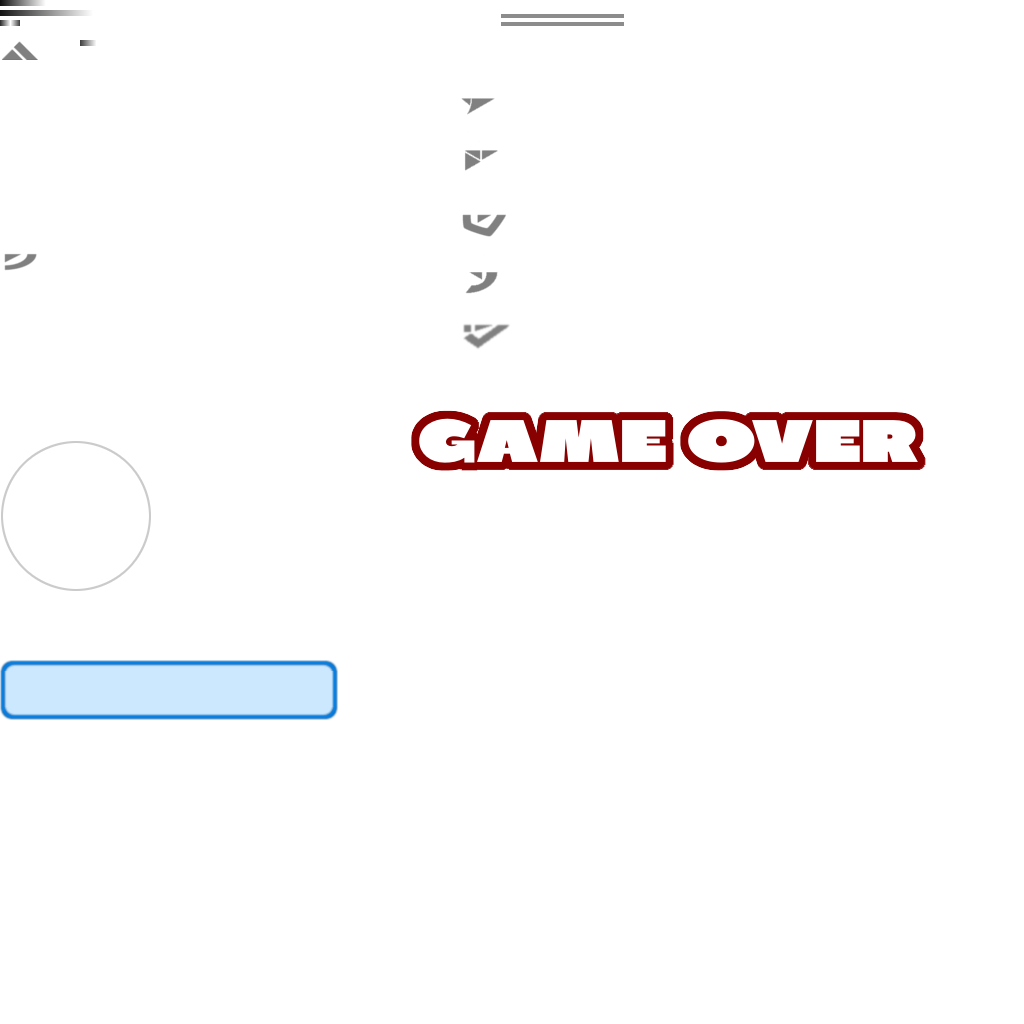
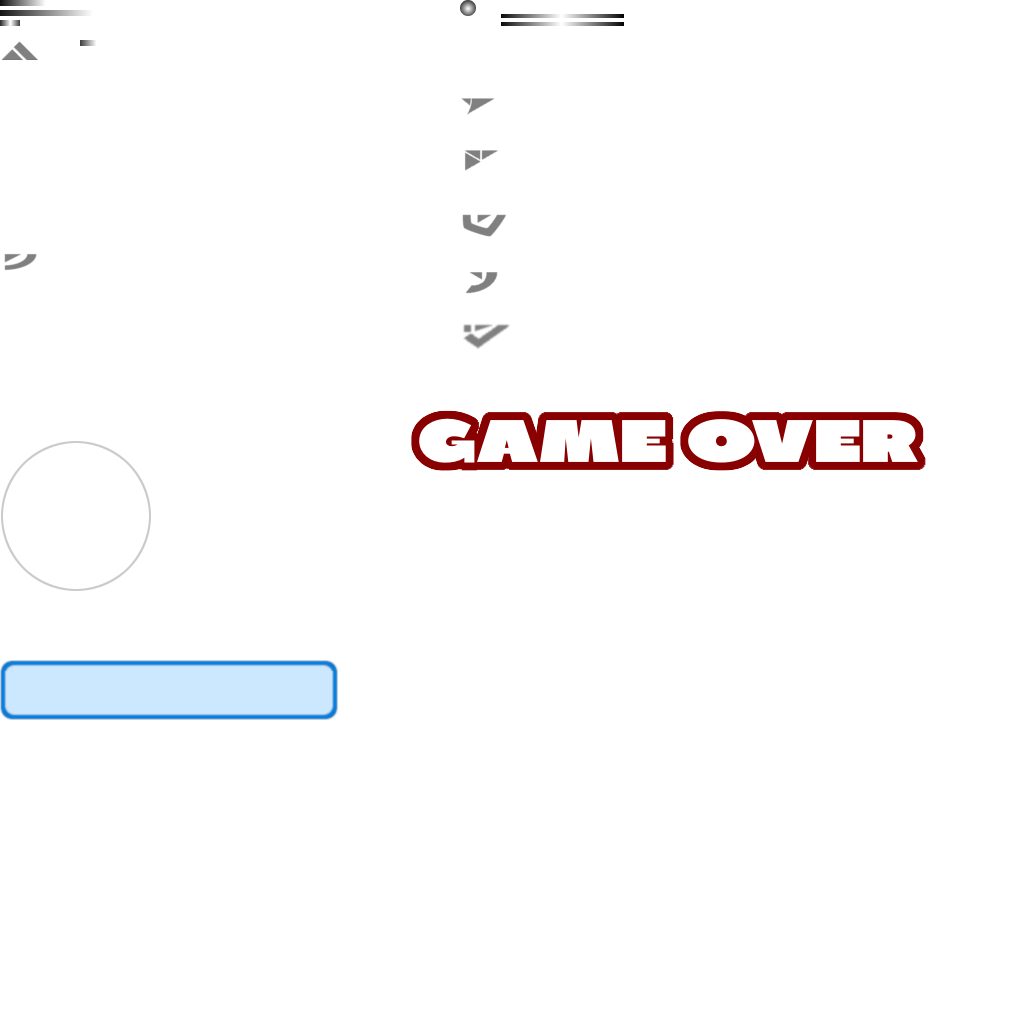
Before/after of a 1024×1024 layered artwork. What changed in the layer stack:
added layer "Ebene #28" above "Ebene #27" over <box>460,0,624,18</box>
added layer "Ebene #27" above "Ebene #6" over <box>501,14,624,26</box>
